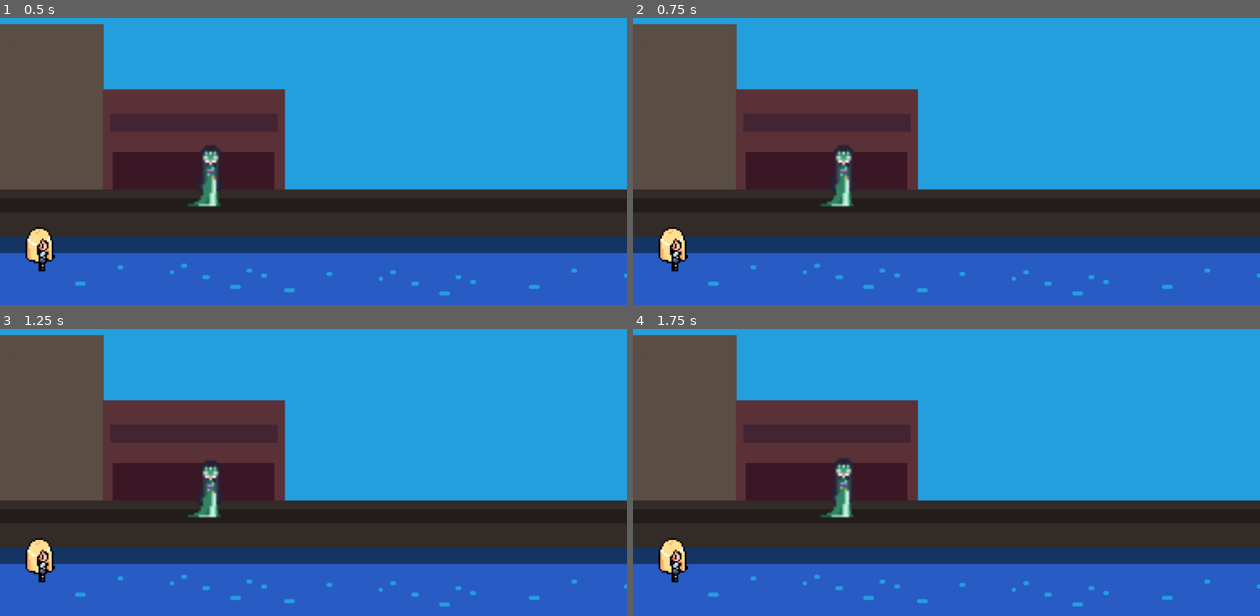
Above: before the commit, frames 1-4 (two rows, left to right).
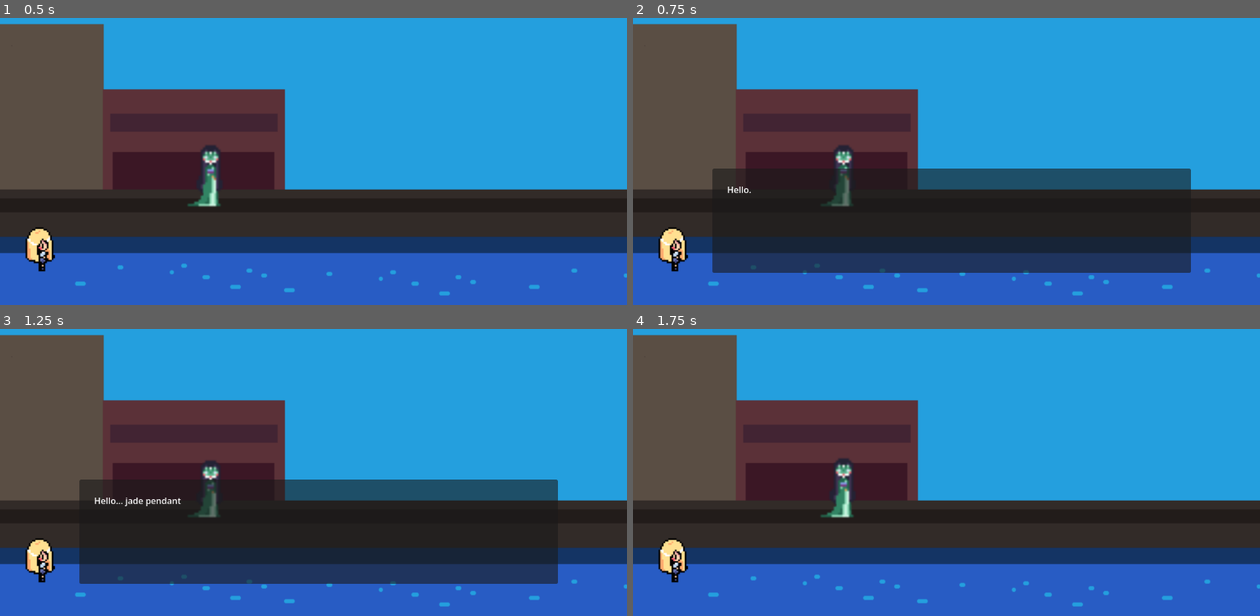
Above: after the commit, the same moments.

Repository: lk941/GGJ2026_submission
Game: Godot game, scene res://main.tscn
Two runs of this game, one before a commit and one after it. Both use one fixed random seed, a clock stepped at 60 frames per second and the inputs below.
Inputs (mouse positions are in pixels of both pictures, inside the frame that each line leads up to):
- Up to frame 1 (0.5 s): no input
- Up to frame 2 (0.75 s): tap Enter at 0.5 s; drag from (846, 175) to (1009, 52) at 0.52 s
- Up to frame 3 (1.25 s): no input
- Up to frame 4 (1.75 s): drag from (821, 458) to (915, 509) at 1.27 s

Frame 1 is identical in both runs. In frame 2, 14% of the frame differs, in the area x 12-89%, y 52-89%; in frame 3, 14%; in frame 4, nothing differs.

Commit message:
trying again

Diff:
--- a/main.gd
+++ b/main.gd
@@ -1,4 +1,4 @@
-extends Control
+extends Node2D
 
 
 func _ready():
--- a/main.tscn
+++ b/main.tscn
@@ -12,41 +12,50 @@
 [sub_resource type="RectangleShape2D" id="RectangleShape2D_h2yge"]
 size = Vector2(2815, 200)
 
-[node name="Main" type="Control" unique_id=1746601589]
-layout_mode = 3
-anchors_preset = 15
-anchor_right = 1.0
-anchor_bottom = 1.0
-grow_horizontal = 2
-grow_vertical = 2
+[node name="Main" type="Node2D" unique_id=1697137128]
 script = ExtResource("1_lquwl")
 
-[node name="Background" type="TextureRect" parent="." unique_id=989401955]
-layout_mode = 0
-offset_right = 40.0
-offset_bottom = 40.0
-scale = Vector2(1.5, 1.5)
-texture = ExtResource("1_h2yge")
+[node name="Node2D" type="Node2D" parent="." unique_id=258387328]
+z_index = 10
 
-[node name="Player" parent="." unique_id=1323966371 instance=ExtResource("2_h2yge")]
+[node name="Player" parent="Node2D" unique_id=1323966371 instance=ExtResource("2_h2yge")]
 position = Vector2(74, 677)
 scale = Vector2(1.5, 1.5)
 
-[node name="top" type="StaticBody2D" parent="." unique_id=763286813]
+[node name="top" type="StaticBody2D" parent="Node2D" unique_id=763286813]
 
-[node name="CollisionShape2D" type="CollisionShape2D" parent="top" unique_id=72203756]
+[node name="CollisionShape2D" type="CollisionShape2D" parent="Node2D/top" unique_id=72203756]
 position = Vector2(1357.5, 628.5)
 shape = SubResource("RectangleShape2D_0xm2m")
 
-[node name="bottom" type="StaticBody2D" parent="." unique_id=1003302548]
+[node name="bottom" type="StaticBody2D" parent="Node2D" unique_id=1003302548]
 
-[node name="CollisionShape2D" type="CollisionShape2D" parent="bottom" unique_id=1966732029]
+[node name="CollisionShape2D" type="CollisionShape2D" parent="Node2D/bottom" unique_id=1966732029]
 position = Vector2(1386.5, 794)
 shape = SubResource("RectangleShape2D_h2yge")
 
-[node name="BaseNPC" parent="." unique_id=1989593788 instance=ExtResource("3_h2yge")]
+[node name="BaseNPC" parent="Node2D" unique_id=1989593788 instance=ExtResource("3_h2yge")]
+z_index = 40
 position = Vector2(389, 543)
 scale = Vector2(4, 4)
 
-[node name="DialogueBox" parent="." unique_id=1547415653 instance=ExtResource("4_1bvp3")]
+[node name="DialogueBox" parent="Node2D" unique_id=1547415653 instance=ExtResource("4_1bvp3")]
 visible = false
+z_index = 50
+
+[node name="Control" type="Control" parent="." unique_id=1884871245]
+custom_minimum_size = Vector2(960, 540)
+layout_mode = 3
+anchors_preset = 0
+offset_right = 960.0
+offset_bottom = 540.0
+size_flags_horizontal = 3
+size_flags_vertical = 3
+mouse_filter = 2
+
+[node name="Background" type="TextureRect" parent="Control" unique_id=989401955]
+layout_mode = 0
+offset_right = 1800.0
+offset_bottom = 540.0
+scale = Vector2(1.5, 1.5)
+texture = ExtResource("1_h2yge")
Not shown, changed: docs/GGJ2026Submission.html
Not shown, changed: docs/GGJ2026Submission.pck
